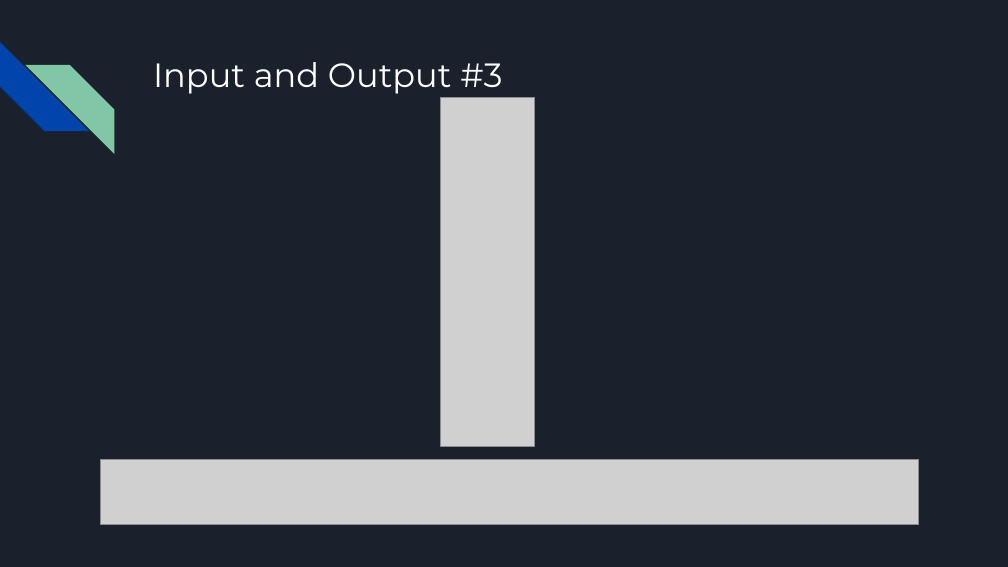
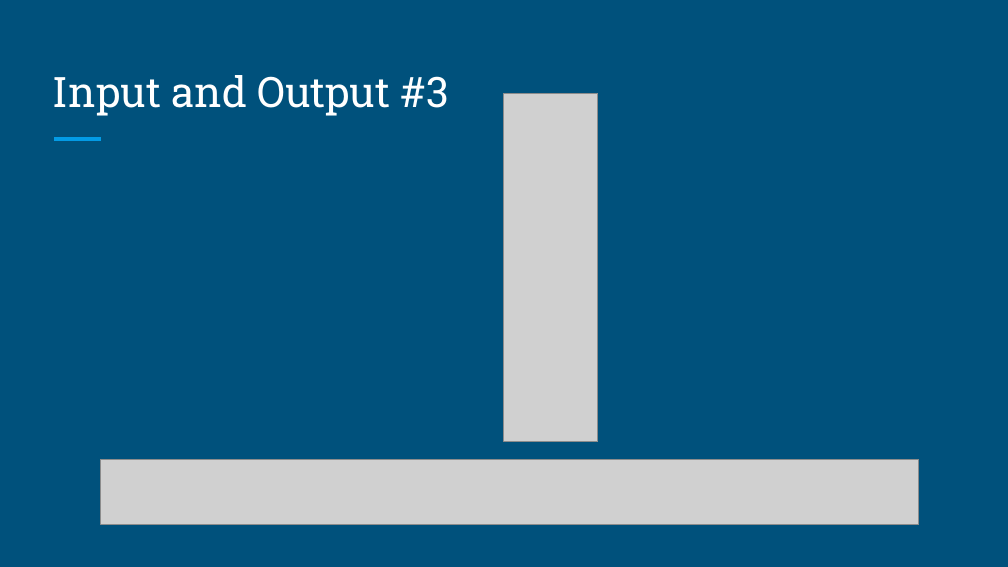
Before and after one commit to yehunj/np-project, a slide deck: slide 6 of presentations/Problem Presentation.pptx. Drawn at 1008x567 pixels with LibreOffice and Linux fonts; fonts in the diff are those of the drawing; grey boxes stand for pictures. Boxes give left, top, right and bottom in pixels: in the first picture for what was removed or moved away, otherwise in the second. Text is boxed around its words. In the diff, an @@ line names an element or a change of style, - is before the commit and + after.

```diff
--- a/presentations/Problem Presentation.pptx
+++ b/presentations/Problem Presentation.pptx
@@ background #1B212C to #00517C @@
@@ diag stripe removed at (0,42,89,131) @@
@@ title "Input and Output #3": place and size @@
-title "Input and Output #3" at (153,62,502,94)
+title "Input and Output #3" at (53,75,449,116)
@@ title "Input and Output #3" at (53,75,449,116): size 24 to 30 pt, font Montserrat to Roboto Slab; vertical alignment top to bottom @@
@@ diag stripe removed at (25,65,114,153) @@
@@ picture: place and size @@
-picture at (442,98,535,447)
+picture at (504,93,598,442)
@@ line added from (54, 139) to (101, 139), #039BE5 3 pt @@
```
Also in this commit, not shown: 10 other slides changed, 10 slides added, 2 slides removed, 2 other files.
